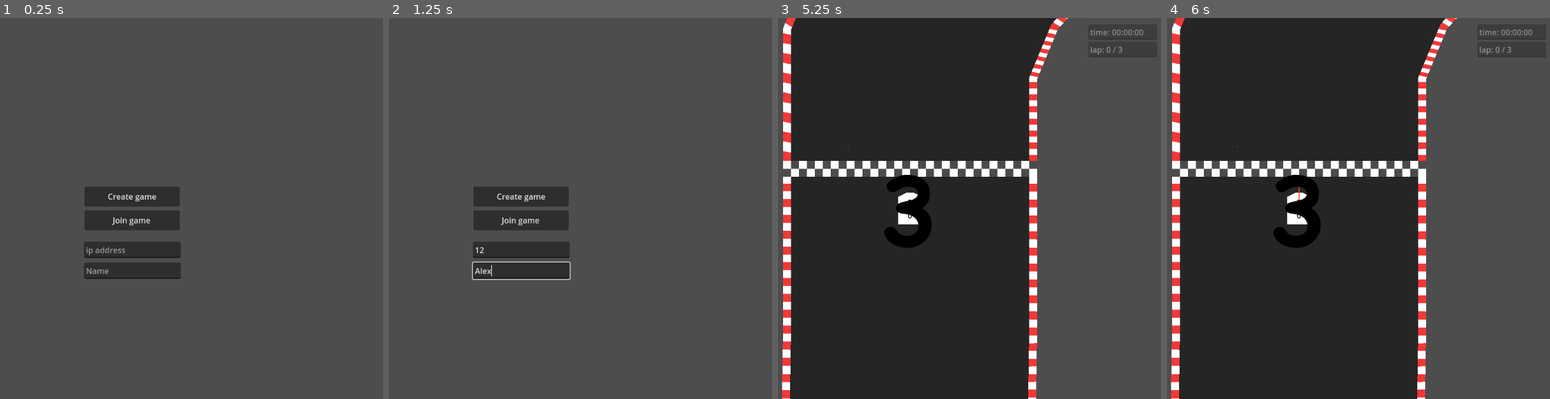
Above: before the commit, frames 1-4 (left to right).
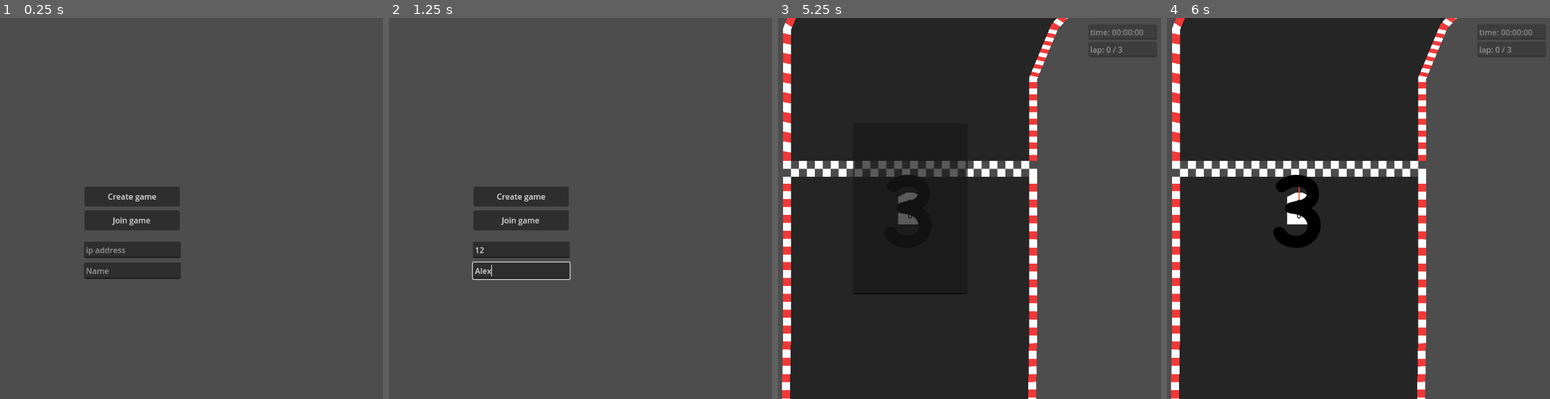
Above: after the commit, the same moments.

Repository: Tab-e-n/web-racing-game
Game: Godot game, scene res://menu.tscn
Two runs of this game, one before a commit and one after it. Both use one fixed random seed, a clock stepped at 60 frames per second and the inputs below.
Inputs (mouse positions are in pixels of both pictures, inside the frame that each line leads up to):
- Up to frame 1 (0.25 s): no input
- Up to frame 2 (1.25 s): click (519, 250) at 0.52 s; type "12" at 0.6 s; click (519, 269) at 0.75 s; type "Alex" at 0.83 s
- Up to frame 3 (5.25 s): click "Create game" at 1.25 s; tap Enter at 2, 3.5, 5 s; hold Right (right) 2.03-2.78 s; hold Delete 2.03-2.78 s; tap Tab at 2.3, 2.85, 3.8 s; tap Space at 2.75, 4.25 s; hold Down (down) 2.78-3.53 s; tap Delete at 3.05, 4.35 s; hold Right (right) 3.53-4.28 s; hold Shift (shift) 3.53-4.28 s; hold Up (up) 4.28-5.03 s; hold Left (left) from 5.03 s (still down); hold Tab from 5.03 s (still down)
- Up to frame 4 (6 s): keep holding Left (left); tap F12 (debug) at 5.65 s; tap Space at 5.75 s; release Tab at 5.78 s; tap Delete at 5.85 s

Frames 1-2 are identical in both runs. In frame 3, 1.5% of the frame differs, in the area x 18-50%, y 33-73%; in frame 4, less than 0.1%.

Commit message:
lol

Diff:
--- a/Scripts/camera.gd
+++ b/Scripts/camera.gd
@@ -5,13 +5,26 @@
 	load("res://Textures/ui/countdown/2.png"),
 	load("res://Textures/ui/countdown/3.png")]
 
+var fadeout_speed_countdown : float = 0.005
+var fadeout_speed_finish : float = 0.01
+var fadeout_buffer = 0
+var reset_fadeout = func(): fadeout_buffer = 0
 
-var fadeout_speed : float = 0.07
-var fadeout_buffer = 0
+var race_finished : bool = false
+
+var player_count_buffer = 0
 
 
 
+func _ready():
+	$on_finish_image.modulate = Color(0, 0, 0, 0)
+
+
 func _physics_process(_delta):
+	#jenom pro debug
+	if Input.is_key_pressed(KEY_DELETE):
+		(get_parent() as Gameplay).player_did_a_lap()
+
 	if Net.is_a_spectator:
 		var speed_up = 1
 		if Input.is_action_pressed("shift"):
@@ -28,27 +41,62 @@
 		var target = get_parent().get_node("Racecar")
 		position = (target as Node2D).position
 
+	#countdown
 	if (get_parent() as Gameplay).countdown_has_started && (get_parent() as Gameplay).countdown > 0:
+		reset_fadeout.call()
+		race_finished = false
+		$countdown.modulate = Color(0, 0, 0, 1)
 		$countdown.texture = countdown_textures[int((get_parent() as Gameplay).countdown) + 1]
-	else:
+
+	elif $countdown.modulate.a > 0:
 		$countdown.texture = countdown_textures[0]
-		fade_out(_delta)
+		fade_out($countdown, fadeout_speed_countdown)
 
-	#timer
-	var text = "time: "
+	#timer a pocitani kol
+	if !race_finished:
+		$score/timer.text = format_time((get_parent() as Gameplay).race_timer)
 
-	text += format_time(int(int((get_parent() as Gameplay).race_timer / 60) % 60)) #minuty
-	text += ":" + format_time(int(int((get_parent() as Gameplay).race_timer) % 60)) #sekundy
-	text += ":" + format_time(int(int((get_parent() as Gameplay).race_timer * 60) % 60)) #milisekundy
-	$score/timer.text = text
-
-	#pocitani kol
 	$score/lap_count.text = "lap: %d" % (get_parent() as Gameplay).current_lap + " / %d" %  (get_parent() as Gameplay).lap_count
 
+	#finish obrazek
+	if $on_finish_image.modulate.a > 0:
+		fade_out($on_finish_image, fadeout_speed_finish)
 
-func fade_out(_delta):
-	fadeout_buffer += _delta * fadeout_speed
-	$countdown.modulate = $countdown.modulate.lerp(Color(0, 0, 0, 0), fadeout_buffer)
+	#player list
+	if Input.is_key_pressed(KEY_TAB):
+		$player_list.visible = true
+	else:
+		$player_list.visible = false
+
+	if(player_count_buffer != len(Net.players)):
+		update_player_list()
+	player_count_buffer = len(Net.players)
+
+
+func update_player_list():
+	var text = ""
+	for p in Net.players:
+		text += Net.players[p]["name"] + "\n"
+	$player_list.text = text
+
+
+func fade_out(node, fadeout_speed):
+	fadeout_buffer += fadeout_speed
+	node.modulate = node.modulate.lerp(Color(0, 0, 0, 0), fadeout_buffer)
+
 
 func format_time(time):
-	return "0%d" % time if time / 10 < 1 else "%d" % time
+	var format_zeros = func(x): return "0%d" % x if x / 10 < 1 else "%d" % x
+
+	var text = "time: "
+	text += format_zeros.call(int(int((get_parent() as Gameplay).race_timer / 60) % 60)) #minuty
+	text += ":" + format_zeros.call(int(int((get_parent() as Gameplay).race_timer) % 60)) #sekundy
+	text += ":" + format_zeros.call(int(int((get_parent() as Gameplay).race_timer * 60) % 60)) #milisekundy
+	return text
+
+
+func _on_gameplay_race_finished(final_time):
+	$on_finish_image.modulate = Color(0, 0, 0, 1)
+	$score/timer.text = format_time(final_time)
+	race_finished = true
+	reset_fadeout.call()
--- a/Scripts/ui.gd
+++ b/Scripts/ui.gd
@@ -1,13 +1,5 @@
 extends Control
 
-
-
-func _ready():
-	pass
-
-
-func _process(delta):
-	pass
 
 
 func _on_create_button_pressed():
@@ -21,5 +13,8 @@
 
 
 func load_game():
-	Net.player_info["name"] = $name_line.text
+	if($name_line.text != ""):
+		Net.player_info["name"] = $name_line.text
+	else:
+		Net.player_info["name"] = "Guest"
 	get_tree().change_scene_to_file("res://gameplay.tscn")
--- a/gameplay.tscn
+++ b/gameplay.tscn
@@ -6,6 +6,7 @@
 [ext_resource type="PackedScene" uid="uid://dq4jcgjndycyl" path="res://Objects/racecar.tscn" id="1_po648"]
 [ext_resource type="PackedScene" uid="uid://buw70a4g4fxay" path="res://Objects/camera.tscn" id="4_50n4o"]
 [ext_resource type="Texture2D" uid="uid://dbebh8lkvxccl" path="res://Textures/ui/countdown/3.png" id="6_f2n8t"]
+[ext_resource type="Texture2D" uid="uid://2b0bcrok4cvy" path="res://Textures/ui/on_finish_image.png" id="7_ta2gp"]
 
 [node name="gameplay" type="Node2D"]
 script = ExtResource("1_7u3yl")
@@ -35,6 +36,20 @@
 grow_vertical = 2
 texture = ExtResource("6_f2n8t")
 
+[node name="on_finish_image" type="TextureRect" parent="camera"]
+anchors_preset = 8
+anchor_left = 0.5
+anchor_top = 0.5
+anchor_right = 0.5
+anchor_bottom = 0.5
+offset_left = -225.0
+offset_top = -75.0
+offset_right = 225.0
+offset_bottom = 75.0
+grow_horizontal = 2
+grow_vertical = 2
+texture = ExtResource("7_ta2gp")
+
 [node name="score" type="VBoxContainer" parent="camera"]
 offset_left = 359.0
 offset_top = -371.0
@@ -56,3 +71,27 @@
 layout_mode = 2
 text = "lap: 0 / 0"
 editable = false
+
+[node name="player_list" type="TextEdit" parent="camera"]
+visible = false
+anchors_preset = 8
+anchor_left = 0.5
+anchor_top = 0.5
+anchor_right = 0.5
+anchor_bottom = 0.5
+offset_left = -115.5
+offset_top = -172.5
+offset_right = 115.5
+offset_bottom = 172.5
+grow_horizontal = 2
+grow_vertical = 2
+editable = false
+context_menu_enabled = false
+shortcut_keys_enabled = false
+selecting_enabled = false
+deselect_on_focus_loss_enabled = false
+drag_and_drop_selection_enabled = false
+virtual_keyboard_enabled = false
+middle_mouse_paste_enabled = false
+
+[connection signal="race_finished" from="." to="camera" method="_on_gameplay_race_finished"]
Binary file added: Textures/ui/on_finish_image.png
Not shown, added: Textures/ui/on_finish_image.png.import
Not shown: 1 places in gameplay.tscn that only renumber resources
